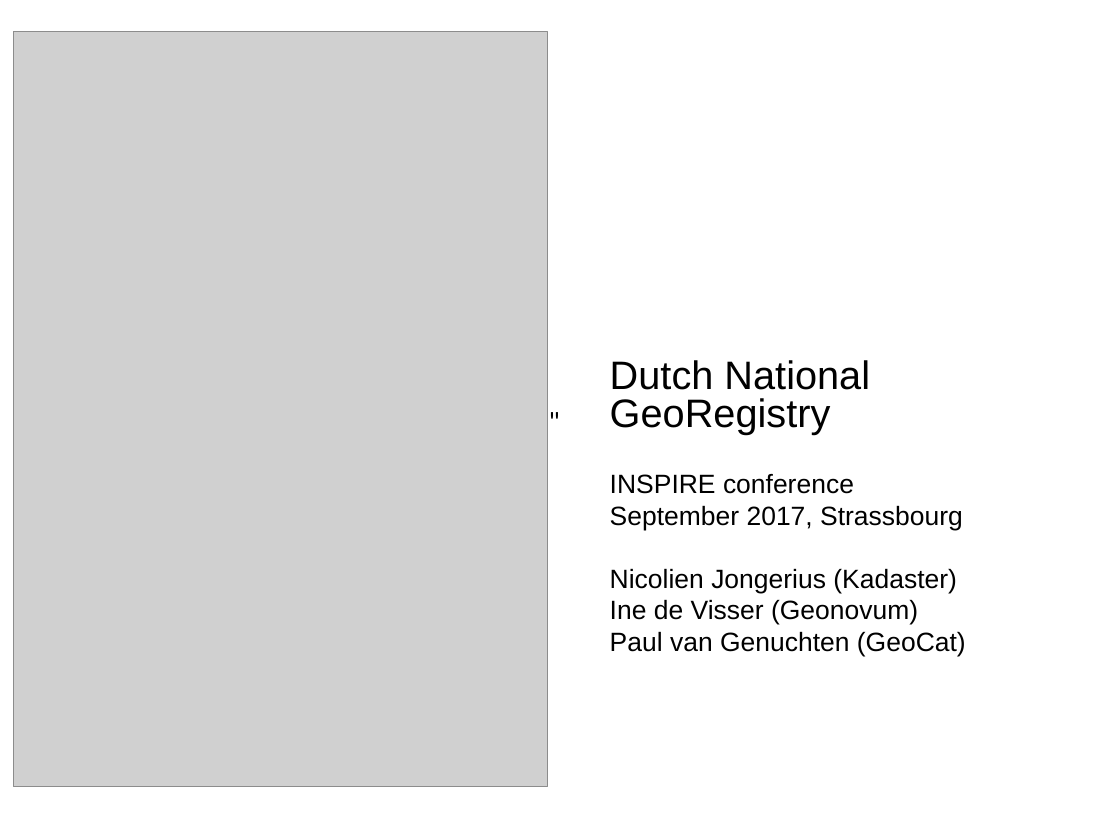
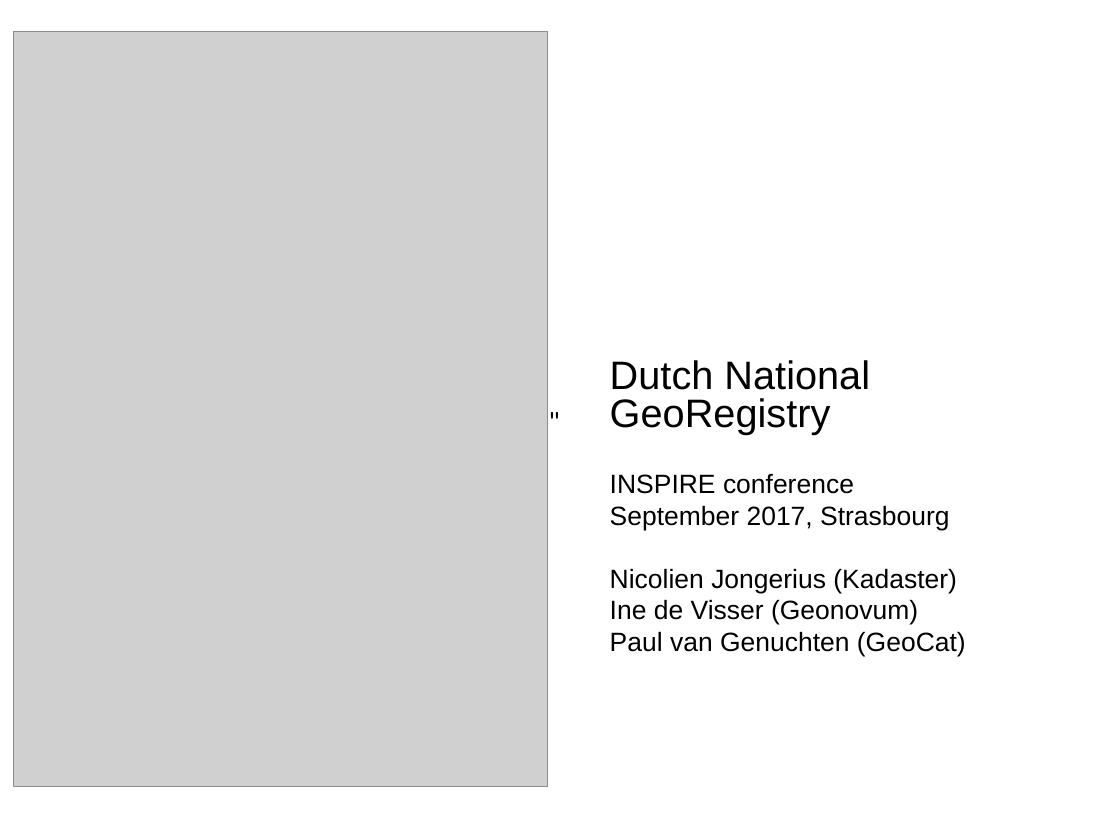
Before and after one commit to pvgenuchten/pvgenuchten.github.io, a slide deck: slide 1 of presentations/2017/inspire/ngr-inspire-2017.pptx. Drawn at 1120x840 pixels with LibreOffice and Linux fonts; fonts in the diff are those of the drawing; grey boxes stand for pictures; background and template pictures are left out. Boxes give left, top, right and bottom in pixels: in the first picture for what was removed or moved away, otherwise in the second. Text is boxed around its words. In the diff, an @@ line names an element or a change of style, - is before the commit and + after.

```diff
--- a/presentations/2017/inspire/ngr-inspire-2017.pptx
+++ b/presentations/2017/inspire/ngr-inspire-2017.pptx
@@ text at (610,505,950,530): text changed @@
-September 2017, Strassbourg
+September 2017, Strasbourg
```
Also in this commit, not shown: 4 other slides changed.
